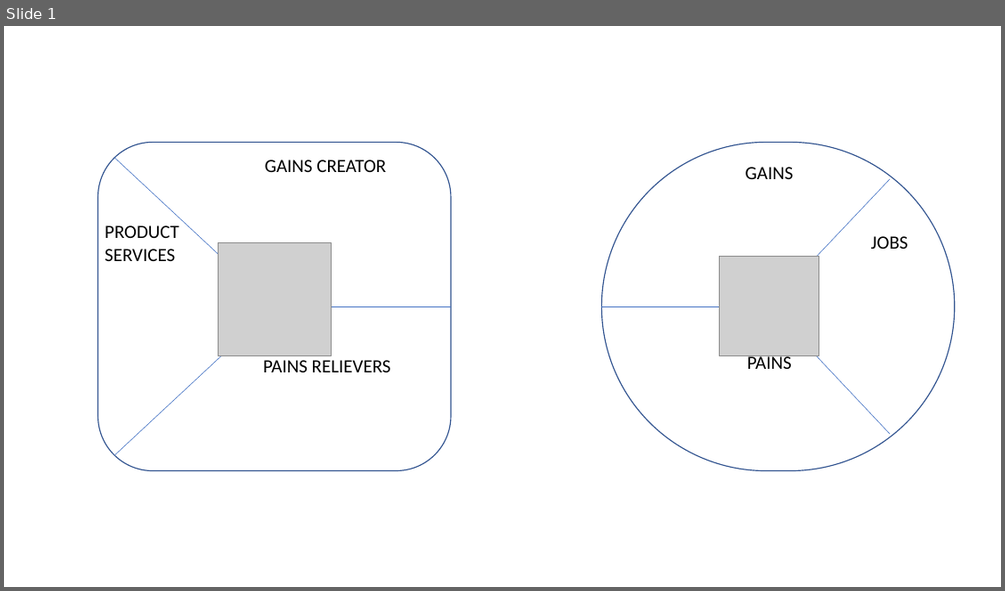
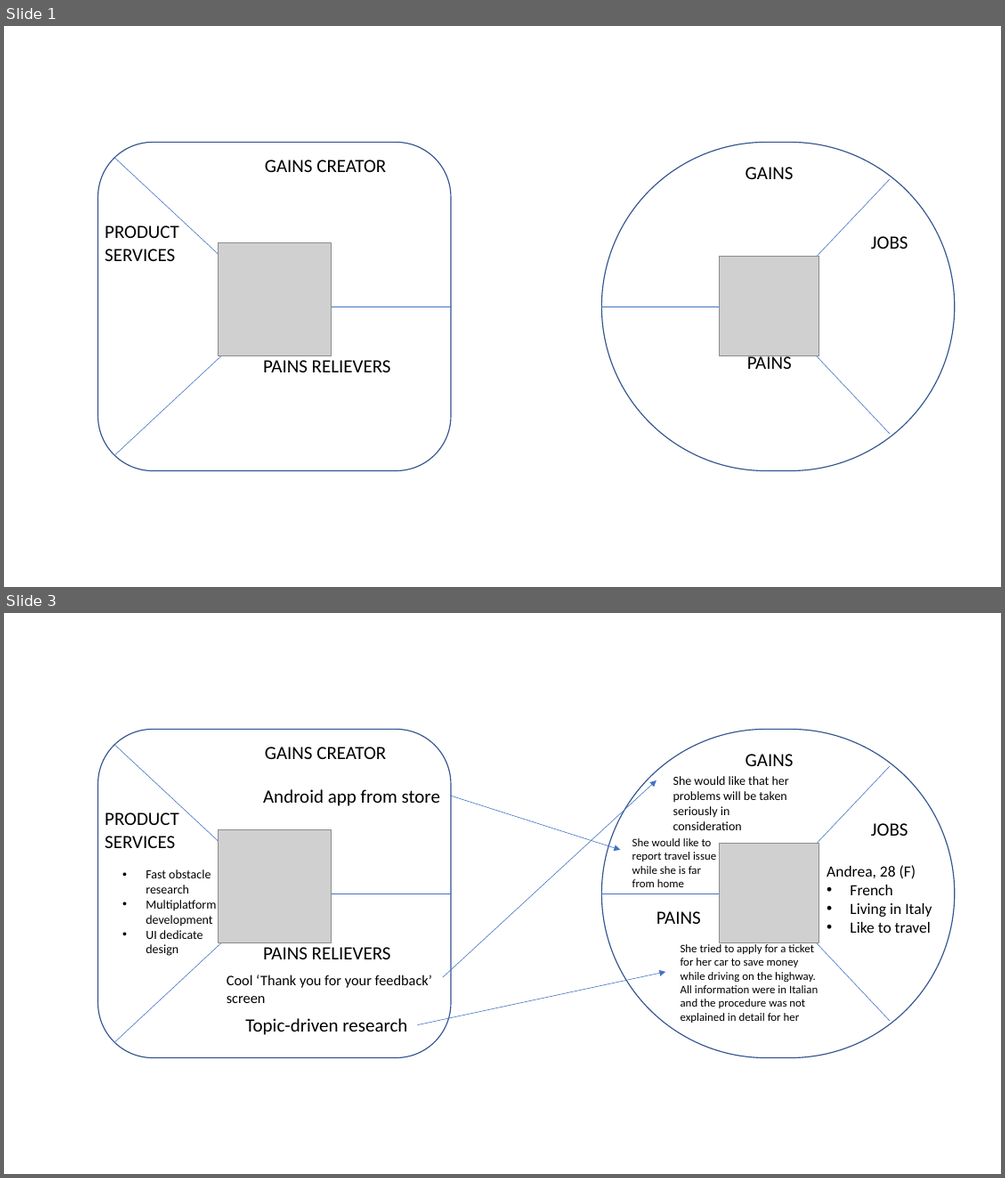
Before and after one commit to gatewayhackaton/brussels-challenge, a slide deck: docs/ValuePropositionCanvas.pptx. Shown one above the other, each under a label of ours: slide 1 before the commit, slides 1 and 3 after it; the slides between them are not shown. The pictures are 1005x591 and 1005x1178 pixels, drawn with LibreOffice and Linux fonts; fonts in the diff are those of the drawing; grey boxes stand for pictures. Boxes give left, top, right and bottom in pixels: in the first picture for what was removed or moved away, otherwise in the second. Text is boxed around its words. In the diff, an @@ line names an element or a change of style, - is before the commit and + after.

```diff
--- a/docs/ValuePropositionCanvas.pptx
+++ b/docs/ValuePropositionCanvas.pptx
@@ slide 3 added at [4, 613, 1001, 1174], background #FFFFFF @@
@@ rounded rectangle added at [98, 729, 451, 1057], outline #325491 1 pt @@
@@ line added from (275, 893) to (114, 745), #4472C4 0.5 pt @@
@@ rounded rectangle added at [601, 729, 955, 1057], outline #325491 1 pt @@
@@ text added at [265, 747, 386, 759], 18 pt, text #000000 @@
+GAINS CREATOR
@@ text added at [745, 754, 793, 766], 18 pt, text #000000 @@
+GAINS
@@ line added from (769, 893) to (890, 766), #4472C4 0.5 pt @@
@@ text added at [263, 789, 440, 806], 18 pt, text #000000 @@
+Android app from store
@@ arrow added from (443, 977) to (656, 780), #4472C4 0.5 pt @@
@@ arrow added from (451, 795) to (620, 850), #4472C4 0.5 pt @@
@@ text added at [673, 776, 789, 830], 12 pt, text #000000 @@
+She would like that her problems will be taken seriously in consideration
@@ text added at [105, 812, 179, 848], 18 pt, text #000000 @@
+PRODUCT
+SERVICES
@@ text added at [871, 823, 908, 835], 18 pt, text #000000 @@
+JOBS
@@ picture added at [218, 830, 331, 943] @@
@@ text added at [632, 838, 716, 887], 11 pt, text #000000 @@
+She would like to report travel issue while she is far from home
@@ picture added at [720, 844, 820, 943] @@
@@ text added at [146, 869, 216, 956], 12 pt, text #000000 @@
+• Fast obstacle research
+• Multiplatform development
+• UI dedicate design
@@ text added at [826, 865, 931, 933], 15 pt, text #000000 @@
+Andrea, 28 (F)
+• French
+• Living in Italy
+• Like to travel
@@ line added from (275, 893) to (115, 1041), #4472C4 0.5 pt @@
@@ line added from (275, 893) to (451, 893), #4472C4 0.5 pt @@
@@ line added from (769, 893) to (601, 893), #4472C4 0.5 pt @@
@@ line added from (769, 893) to (890, 1021), #4472C4 0.5 pt @@
@@ text added at [656, 911, 701, 924], 18 pt, text #000000 @@
+PAINS
@@ text added at [263, 947, 391, 959], 18 pt, text #000000 @@
+PAINS RELIEVERS
@@ text added at [680, 942, 817, 1022], 11 pt, text #000000 @@
+She tried to apply for a ticket for her car to save money while driving on the highway. All information were in Italian and the procedure was not explained in detail for her
@@ text added at [226, 974, 432, 1003], 14 pt, text #000000 @@
+Cool ‘Thank you for your feedback’ screen
@@ arrow added from (418, 1025) to (666, 972), #4472C4 0.5 pt @@
@@ text added at [245, 1018, 407, 1035], 18 pt, text #000000 @@
+Topic-driven research
```
Also in this commit, not shown: 1 slide changed, 1 other file.
